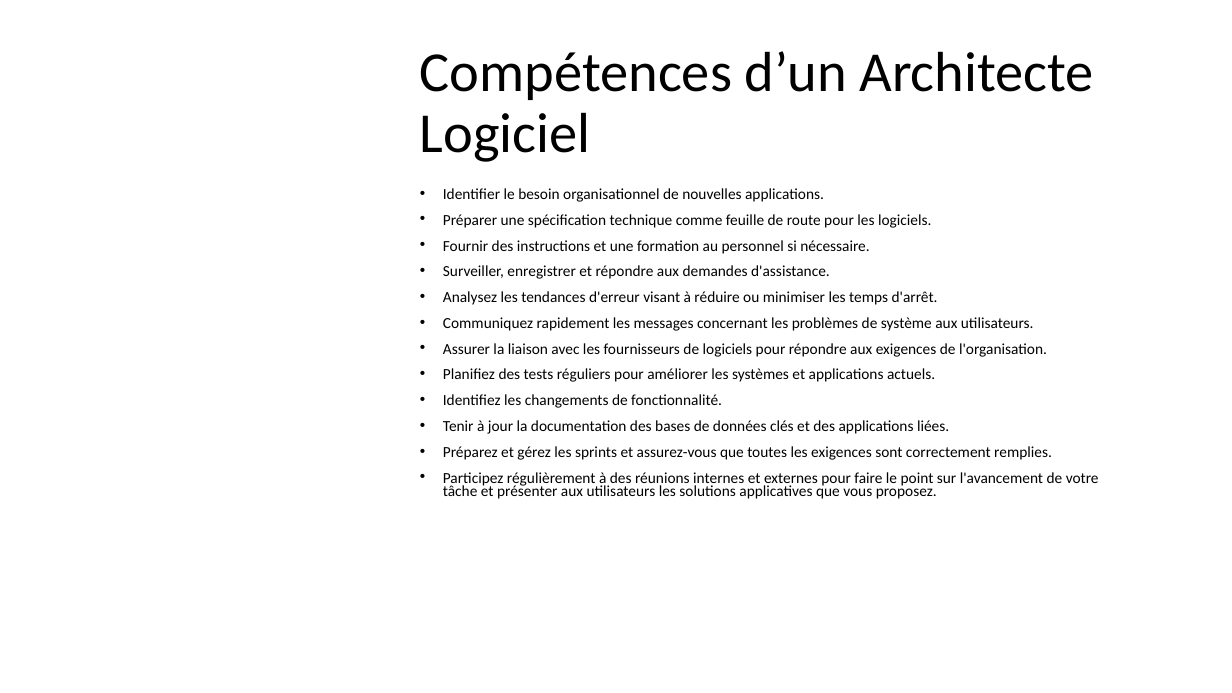
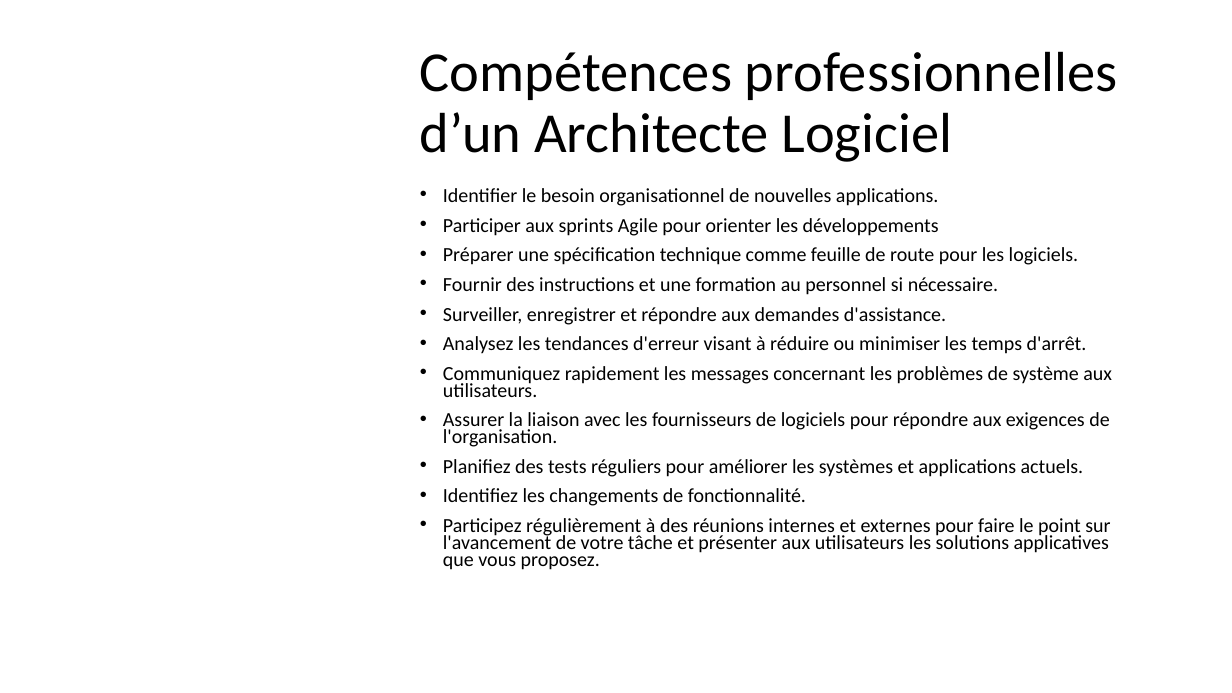
Before and after one commit to Solifred38/cv, a slide deck: slide 14 of Profiles_jobs_it.pptx (slide 11 before the commit). Drawn at 1232x693 pixels with LibreOffice and Linux fonts; fonts in the diff are those of the drawing; background and template pictures are left out. Boxes give left, top, right and bottom in pixels: in the first picture for what was removed or moved away, otherwise in the second. Text is boxed around its words. In the diff, an @@ line names an element or a change of style, - is before the commit and + after.

```diff
--- a/Profiles_jobs_it.pptx
+++ b/Profiles_jobs_it.pptx
@@ title at (x1=420, y1=51, x2=1117, y2=162): text changed @@
-Compétences d’un Architecte Logiciel
+Compétences professionnelles d’un Architecte Logiciel
@@ text at (x1=443, y1=188, x2=1112, y2=570): size 12 to 15.6 pt @@
@@ text at (x1=443, y1=218, x2=939, y2=236): paragraph added @@
+• Participer aux sprints Agile pour orienter les développements
@@ text at (x1=443, y1=420, x2=1052, y2=460): paragraphs removed @@
-• Tenir à jour la documentation des bases de données clés et des applications liées.
-• Préparez et gérez les sprints et assurez-vous que toutes les exigences sont correctement remplies.
```
Also in this commit, not shown: 19 other slides changed, 15 slides added.
